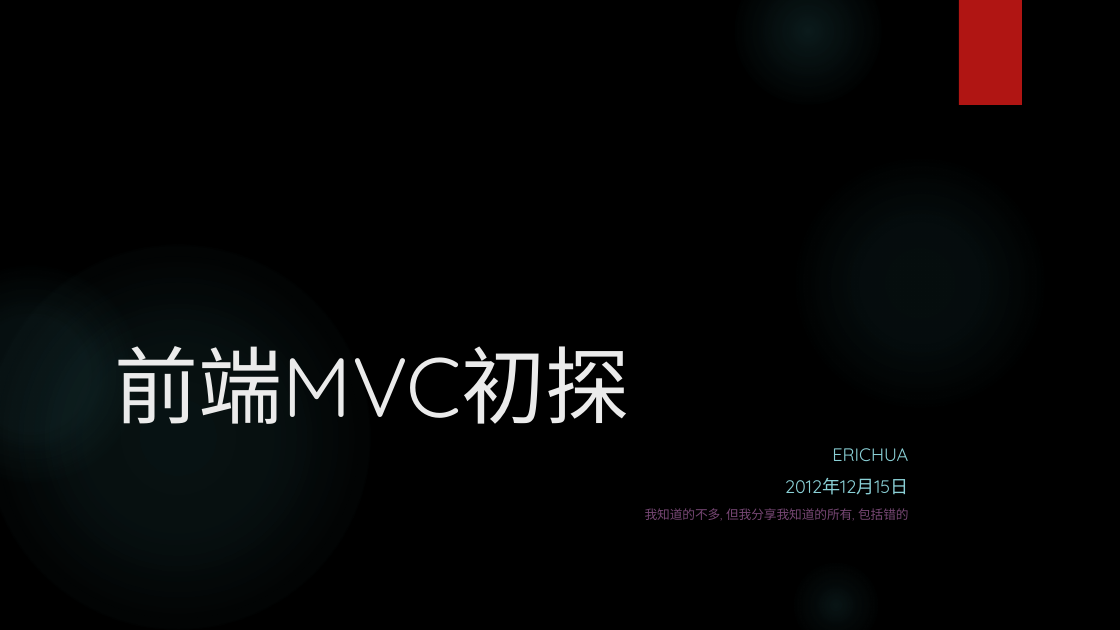
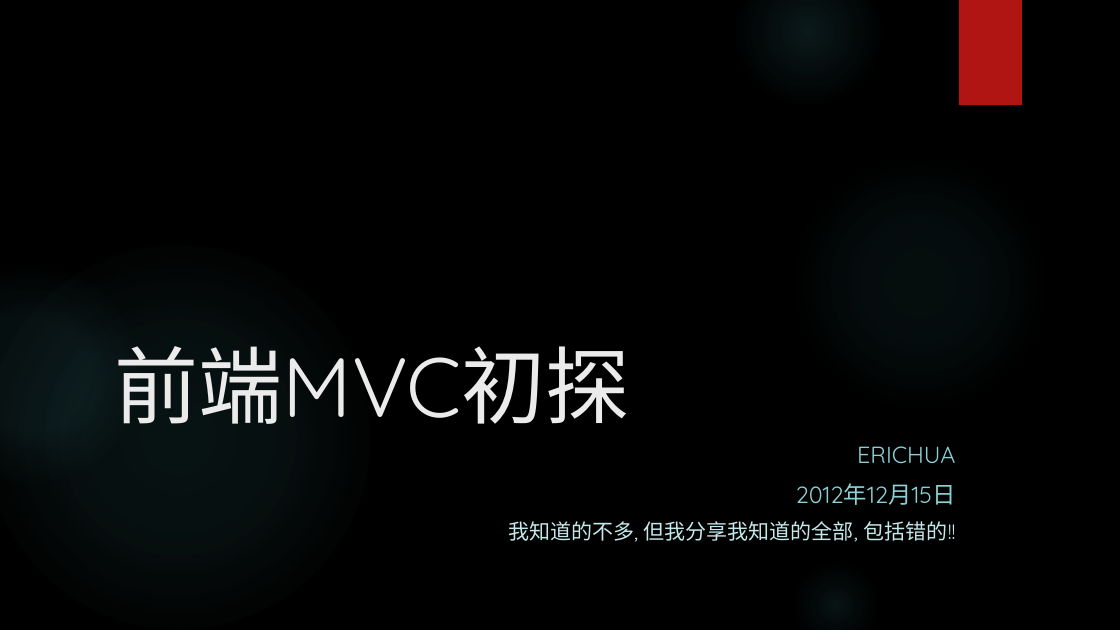
Before and after one commit to erichua23/prj, a slide deck: slide 1 of jsmvc/docs/Frontend MVC(EricHua).pptx. Drawn at 1120x630 pixels with LibreOffice and Linux fonts; fonts in the diff are those of the drawing; background and template pictures are left out. Boxes give left, top, right and bottom in pixels: in the first picture for what was removed or moved away, otherwise in the second. Text is boxed around its words. In the diff, an @@ line names an element or a change of style, - is before the commit and + after.

```diff
--- a/jsmvc/docs/Frontend MVC(EricHua).pptx
+++ b/jsmvc/docs/Frontend MVC(EricHua).pptx
@@ subtitle at [796, 446, 956, 505]: size 15.5 to 20 pt in "ERICHUA", "2012年12月15日" @@
@@ subtitle at [508, 521, 956, 542]: text changed; size 10.8 to 18 pt; text colour #764674 to #C5E8EA @@
-我知道的不多, 但我分享我知道的所有, 包括错的
+我知道的不多, 但我分享我知道的全部, 包括错的!!
```
Also in this commit, not shown: 18 other slides changed, 29 slides added, 19 slides removed.
